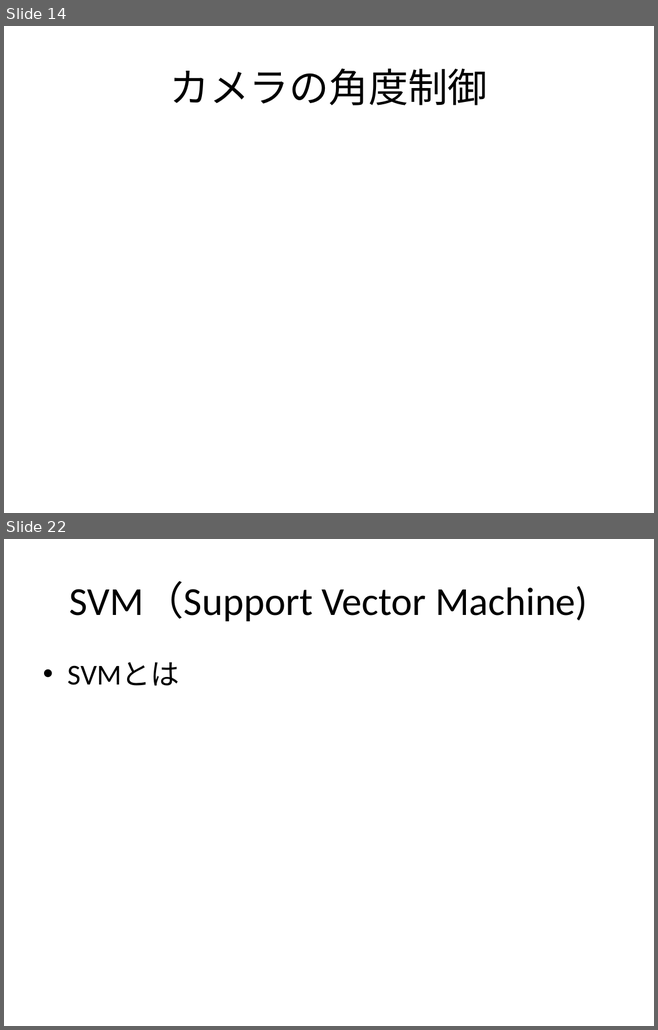
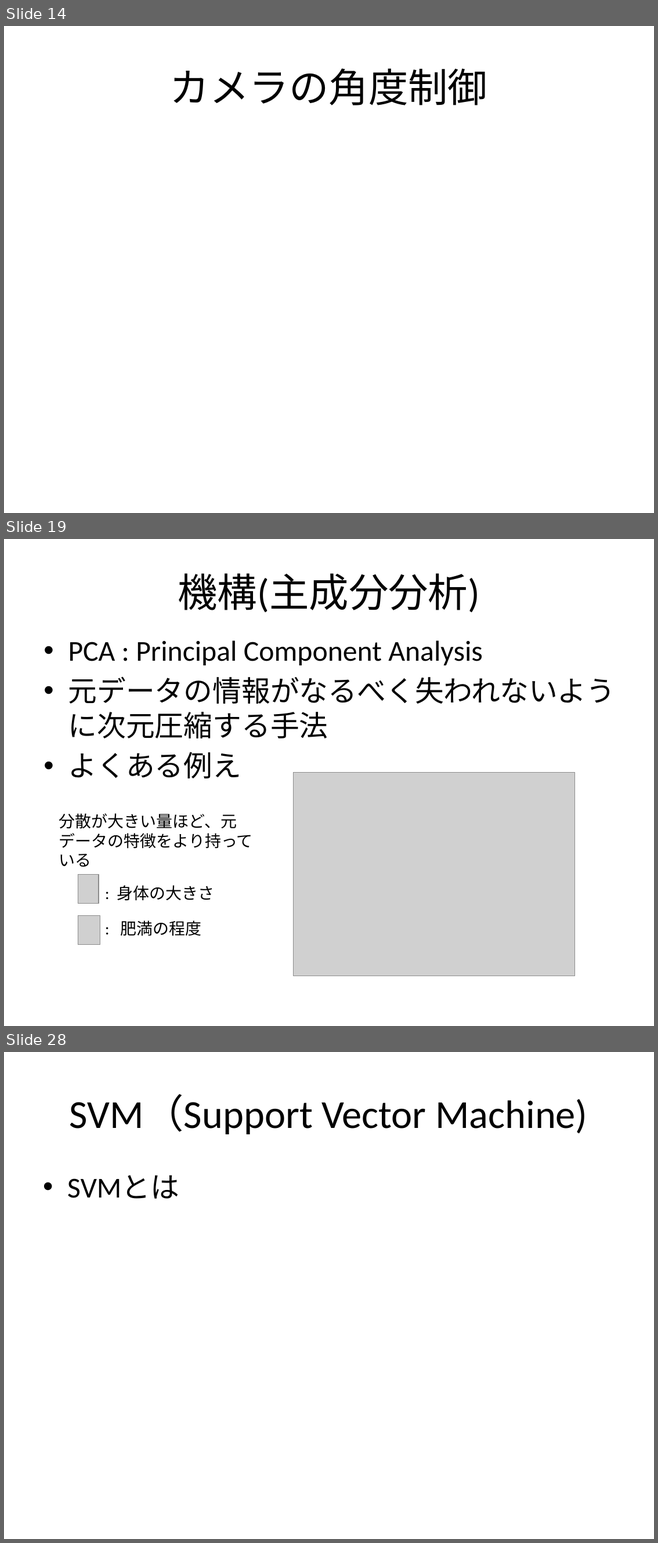
Before and after one commit to Shell-Wataru/AutoRecognition, a slide deck: motor/slideUshimaru.pptx. Shown one above the other, each under a label of ours: slides 14 and 22 before the commit, slides 14, 19 and 28 after it; the slides between them are not shown. The pictures are 658x1030 and 658x1543 pixels, drawn with LibreOffice and Linux fonts; fonts in the diff are those of the drawing; grey boxes stand for pictures. Boxes give left, top, right and bottom in pixels: in the first picture for what was removed or moved away, otherwise in the second. Text is boxed around its words. In the diff, an @@ line names an element or a change of style, - is before the commit and + after.

```diff
--- a/motor/slideUshimaru.pptx
+++ b/motor/slideUshimaru.pptx
@@ slide 19 added at [4, 539, 654, 1026], background #FFFFFF @@
@@ title added at [177, 573, 480, 613], 44 pt, text #000000 @@
+機構(主成分分析)
@@ text added at [68, 641, 615, 779], 32 pt, text #000000 @@
+• PCA : Principal Component Analysis
+• 元データの情報がなるべく失われないように次元圧縮する手法
+• よくある例え
@@ picture added at [293, 772, 574, 976] @@
@@ text added at [59, 813, 253, 849], 18 pt, text #000000 @@
+分散が大きい量ほど、元データの特徴をより持っている
@@ picture added at [78, 875, 98, 904] @@
@@ text added at [117, 885, 214, 901], 18 pt, text #000000 @@
+: 身体の大きさ
@@ picture added at [78, 916, 100, 945] @@
@@ text added at [121, 921, 202, 936], 18 pt, text #000000 @@
+: 肥満の程度
@@ what was slide 22 is now slide 28 @@
```
Also in this commit, not shown: 5 other slides added.
